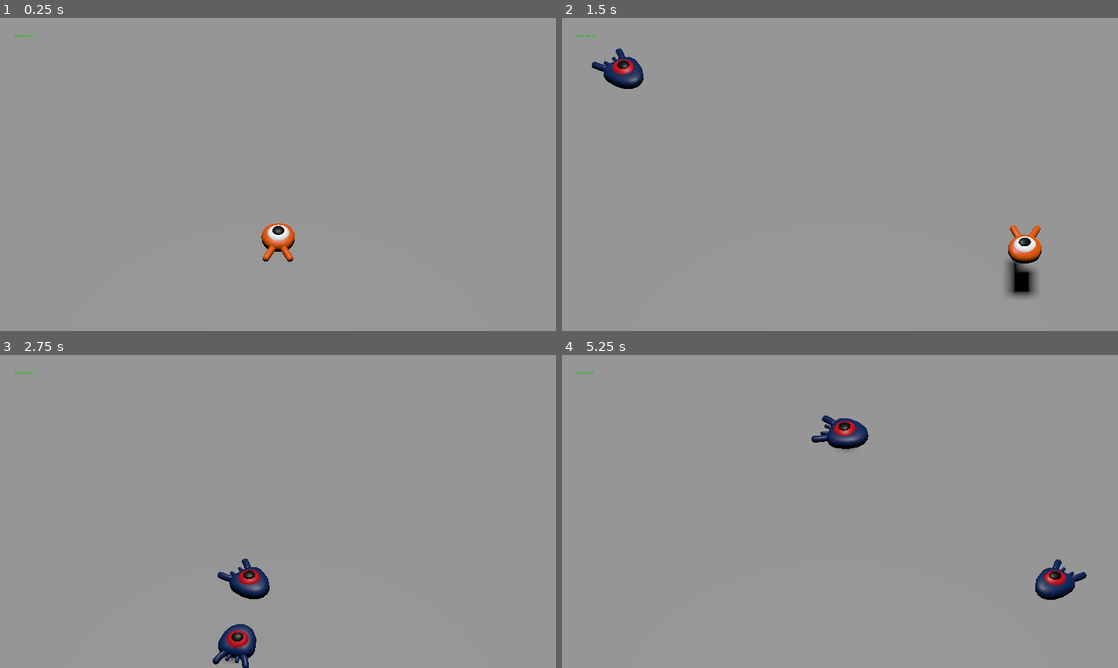
Above: before the commit, frames 1-4 (two rows, left to right).
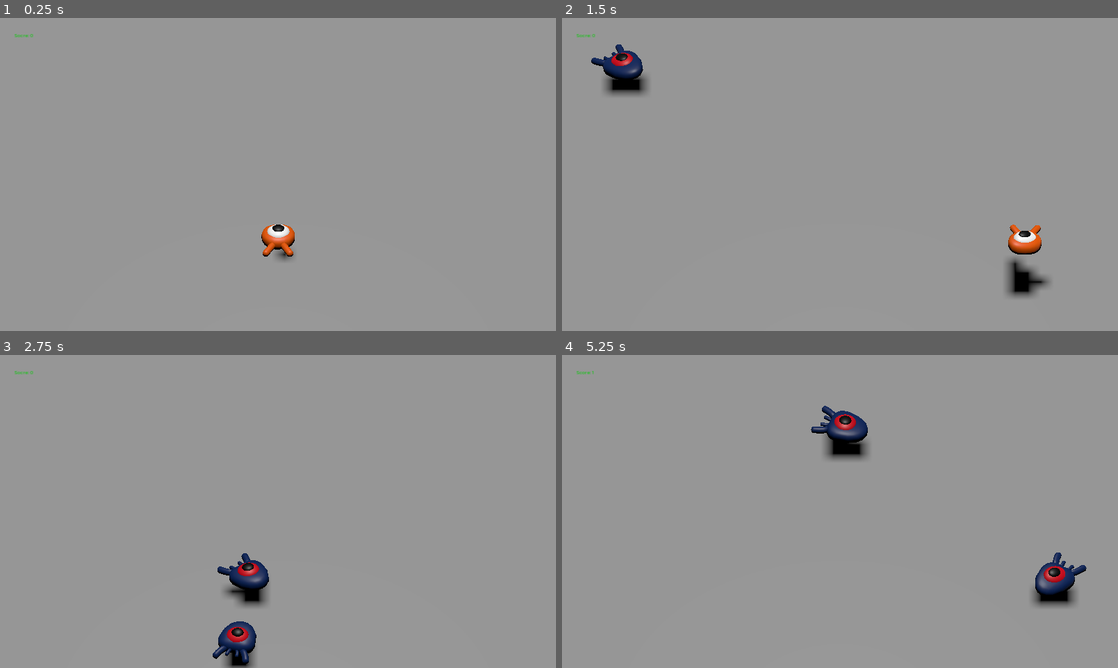
Above: after the commit, the same moments.

Repository: NanoDev1999/GodotTutorial
Game: Godot game, scene res://Scenes/Main.tscn
Two runs of this game, one before a commit and one after it. Both use one fixed random seed, a clock stepped at 60 frames per second and the inputs below.
Inputs:
- Up to frame 1 (0.25 s): no input
- Up to frame 2 (1.5 s): tap Enter (ui_accept) at 0.5 s; hold Right (move_right) 0.53-1.28 s; tap Space (jump) at 0.6, 0.77, 1.07, 1.35 s; hold Down (move_back) from 1.28 s (still down)
- Up to frame 3 (2.75 s): tap Space (jump) at 1.52, 1.82, 2.1 s; release Down (move_back) at 2.03 s; hold Right (move_right) from 2.03 s (still down)
- Up to frame 4 (5.25 s): release Right (move_right) at 2.78 s; hold Up (move_forward) 2.78-3.53 s; tap Space (jump) at 2.85, 3.02, 3.32, 3.6, 3.77, 4.07, 4.35, 4.52, 4.82, 5.1 s; hold Left (move_left) 3.53-5.03 s; hold Down (move_back) from 5.03 s (still down)

The runs differ from the first frame. In frame 1, 0.4% of the frame differs, in the area x 47-53%, y 65-78%; in frame 2, 1.6%; in frame 3, 1.6%; in frame 4, 1.9%, in the area x 44-95%, y 16-81%.

Commit message:
Added animations, finished the game.

Diff:
--- a/Enemy.gd
+++ b/Enemy.gd
@@ -16,6 +16,8 @@
 	velocity = Vector3.FORWARD * random_speed
 	velocity = velocity.rotated(Vector3.UP, rotation.y)		# this accounts for the rotation, so that the velocity is corerctly angled forward
 
+	$AnimationPlayer.speed_scale = (random_speed / min_speed)
+
 
 
 
--- a/Enemy.tscn
+++ b/Enemy.tscn
@@ -1,10 +1,72 @@
-[gd_scene load_steps=4 format=3 uid="uid://cmlutpmr8diyy"]
+[gd_scene load_steps=7 format=3 uid="uid://cmlutpmr8diyy"]
 
 [ext_resource type="Script" path="res://Enemy.gd" id="1_cw3n2"]
 [ext_resource type="PackedScene" uid="uid://cdbxn6t547gvy" path="res://Assets/art/mob.glb" id="1_f4381"]
 
 [sub_resource type="BoxShape3D" id="BoxShape3D_r3mdl"]
 size = Vector3(1.5, 1.8, 2.2)
+
+[sub_resource type="Animation" id="Animation_j2pt6"]
+resource_name = "float"
+length = 1.2
+loop_mode = 1
+tracks/0/type = "value"
+tracks/0/imported = false
+tracks/0/enabled = true
+tracks/0/path = NodePath("Pivot/Character:position")
+tracks/0/interp = 1
+tracks/0/loop_wrap = true
+tracks/0/keys = {
+"times": PackedFloat32Array(0.3, 0.7, 1.2),
+"transitions": PackedFloat32Array(0.4, 2, 1),
+"update": 0,
+"values": [Vector3(0, 0.274834, 0), Vector3(0, 0.65, 0), Vector3(0, 0.35, 0)]
+}
+tracks/1/type = "value"
+tracks/1/imported = false
+tracks/1/enabled = true
+tracks/1/path = NodePath("Pivot/Character:rotation")
+tracks/1/interp = 1
+tracks/1/loop_wrap = true
+tracks/1/keys = {
+"times": PackedFloat32Array(0.1, 0.5, 1.2),
+"transitions": PackedFloat32Array(0.4, 0.4, 1),
+"update": 0,
+"values": [Vector3(0, 0, 0), Vector3(0.139626, 0, 0), Vector3(-0.15708, 0, 0)]
+}
+
+[sub_resource type="Animation" id="Animation_bktwx"]
+length = 0.001
+tracks/0/type = "value"
+tracks/0/imported = false
+tracks/0/enabled = true
+tracks/0/path = NodePath("Pivot/Character:position")
+tracks/0/interp = 1
+tracks/0/loop_wrap = true
+tracks/0/keys = {
+"times": PackedFloat32Array(0),
+"transitions": PackedFloat32Array(1),
+"update": 0,
+"values": [Vector3(0, 0.274834, 0)]
+}
+tracks/1/type = "value"
+tracks/1/imported = false
+tracks/1/enabled = true
+tracks/1/path = NodePath("Pivot/Character:rotation")
+tracks/1/interp = 1
+tracks/1/loop_wrap = true
+tracks/1/keys = {
+"times": PackedFloat32Array(0),
+"transitions": PackedFloat32Array(1),
+"update": 0,
+"values": [Vector3(0, 0, 0)]
+}
+
+[sub_resource type="AnimationLibrary" id="AnimationLibrary_ngfd4"]
+_data = {
+"RESET": SubResource("Animation_bktwx"),
+"float": SubResource("Animation_j2pt6")
+}
 
 [node name="Enemy" type="CharacterBody3D" groups=["enemy"]]
 collision_layer = 2
@@ -14,10 +76,17 @@
 [node name="Pivot" type="Node3D" parent="."]
 
 [node name="Character" parent="Pivot" instance=ExtResource("1_f4381")]
+transform = Transform3D(1, 0, 0, 0, 1, 0, 0, 0, 1, 0, 0.274834, 0)
 
 [node name="CollisionShape3D" type="CollisionShape3D" parent="."]
 shape = SubResource("BoxShape3D_r3mdl")
 
 [node name="VisibilityNotifier" type="VisibleOnScreenNotifier3D" parent="."]
 
+[node name="AnimationPlayer" type="AnimationPlayer" parent="."]
+autoplay = "float"
+libraries = {
+"": SubResource("AnimationLibrary_ngfd4")
+}
+
 [connection signal="screen_exited" from="VisibilityNotifier" to="." method="_on_visibility_notifier_screen_exited"]
--- a/Player.gd
+++ b/Player.gd
@@ -24,6 +24,8 @@
 
 func _physics_process(delta):
 	var direction = Vector3.ZERO
+
+
 
 
 
@@ -69,6 +71,14 @@
 
 
 
+	if direction != Vector3.ZERO:
+		$AnimationPlayer.speed_scale = 4	# speed up the animation if they are moving
+	else:
+		$AnimationPlayer.speed_scale = 1
+
+	if velocity.y != 0:
+		$Pivot.rotation.x = ((PI / 6) * (velocity.y / jump_impluse))	# make the pivot rotate by the jump impulse, no animation player needed here
+
 	velocity = target_velocity
 	move_and_slide()		# moves model smoothly given the velocity
 
--- a/Player.tscn
+++ b/Player.tscn
@@ -9,6 +9,68 @@
 [sub_resource type="CylinderShape3D" id="CylinderShape3D_hnccs"]
 height = 0.14287
 radius = 1.13248
+
+[sub_resource type="Animation" id="Animation_j2pt6"]
+resource_name = "float"
+length = 1.2
+loop_mode = 1
+tracks/0/type = "value"
+tracks/0/imported = false
+tracks/0/enabled = true
+tracks/0/path = NodePath("Pivot/Character:position")
+tracks/0/interp = 1
+tracks/0/loop_wrap = true
+tracks/0/keys = {
+"times": PackedFloat32Array(0.3, 0.7, 1.2),
+"transitions": PackedFloat32Array(0.4, 2, 1),
+"update": 0,
+"values": [Vector3(0, 0.274834, 0), Vector3(0, 0.65, 0), Vector3(0, 0.35, 0)]
+}
+tracks/1/type = "value"
+tracks/1/imported = false
+tracks/1/enabled = true
+tracks/1/path = NodePath("Pivot/Character:rotation")
+tracks/1/interp = 1
+tracks/1/loop_wrap = true
+tracks/1/keys = {
+"times": PackedFloat32Array(0.1, 0.5, 1.2),
+"transitions": PackedFloat32Array(0.4, 0.4, 1),
+"update": 0,
+"values": [Vector3(0, 0, 0), Vector3(0.139626, 0, 0), Vector3(-0.15708, 0, 0)]
+}
+
+[sub_resource type="Animation" id="Animation_bktwx"]
+length = 0.001
+tracks/0/type = "value"
+tracks/0/imported = false
+tracks/0/enabled = true
+tracks/0/path = NodePath("Pivot/Character:position")
+tracks/0/interp = 1
+tracks/0/loop_wrap = true
+tracks/0/keys = {
+"times": PackedFloat32Array(0),
+"transitions": PackedFloat32Array(1),
+"update": 0,
+"values": [Vector3(0, 0.274834, 0)]
+}
+tracks/1/type = "value"
+tracks/1/imported = false
+tracks/1/enabled = true
+tracks/1/path = NodePath("Pivot/Character:rotation")
+tracks/1/interp = 1
+tracks/1/loop_wrap = true
+tracks/1/keys = {
+"times": PackedFloat32Array(0),
+"transitions": PackedFloat32Array(1),
+"update": 0,
+"values": [Vector3(0, 0, 0)]
+}
+
+[sub_resource type="AnimationLibrary" id="AnimationLibrary_ngfd4"]
+_data = {
+"RESET": SubResource("Animation_bktwx"),
+"float": SubResource("Animation_j2pt6")
+}
 
 [node name="Player" type="CharacterBody3D"]
 collision_mask = 6
@@ -31,4 +93,10 @@
 transform = Transform3D(1, 0, 0, 0, 1, 0, 0, 0, 1, 0.01125, 0.470133, -0.056252)
 shape = SubResource("CylinderShape3D_hnccs")
 
+[node name="AnimationPlayer" type="AnimationPlayer" parent="."]
+autoplay = "float"
+libraries = {
+"": SubResource("AnimationLibrary_ngfd4")
+}
+
 [connection signal="body_entered" from="EnemyDetector" to="." method="_on_enemy_detector_body_entered"]
--- a/Scenes/Main.tscn
+++ b/Scenes/Main.tscn
@@ -84,7 +84,7 @@
 curve = SubResource("Curve3D_iig7l")
 
 [node name="SpawnLocation" type="PathFollow3D" parent="SpawnPath"]
-transform = Transform3D(0.0023417, 0, -0.999997, 0, 1, 0, 0.999997, 0, 0.0023417, -20.143, 0, -20.0021)
+transform = Transform3D(0.00234146, 0, -0.999997, 0, 1, 0, 0.999997, 0, 0.00234146, -20.143, 0, -20.0021)
 
 [node name="SpawnEnemyTimer" type="Timer" parent="."]
 wait_time = 0.5
Not shown: 1 places in Player.tscn that only renumber resources
